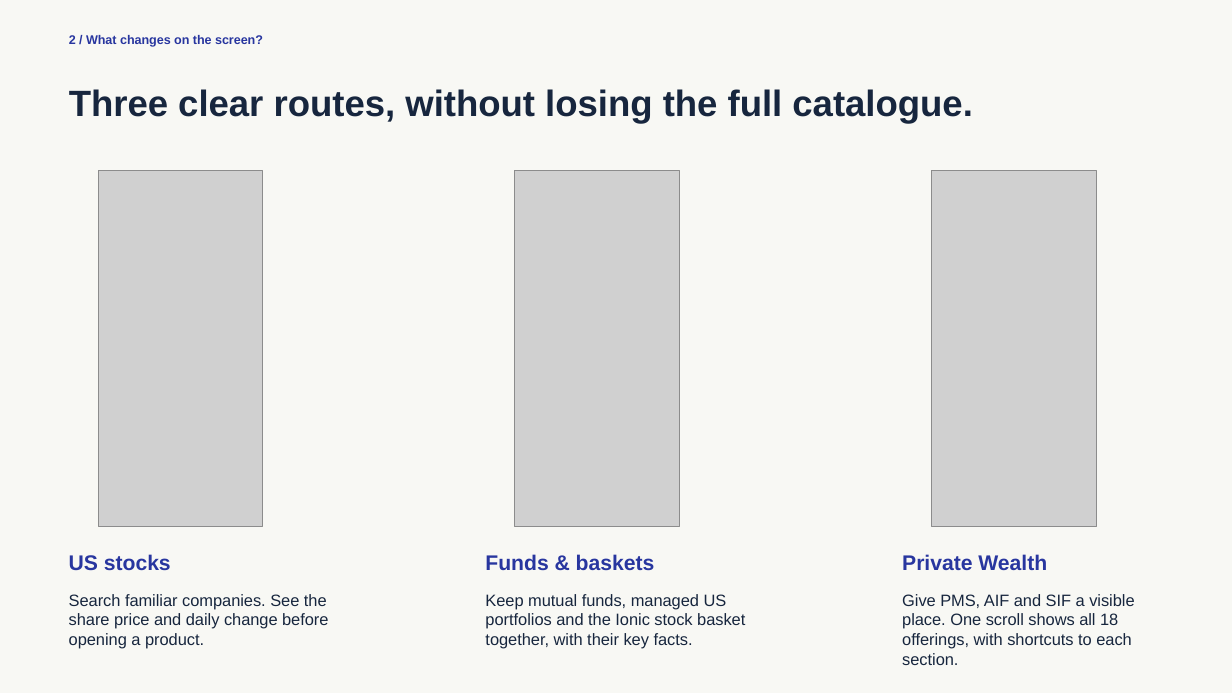
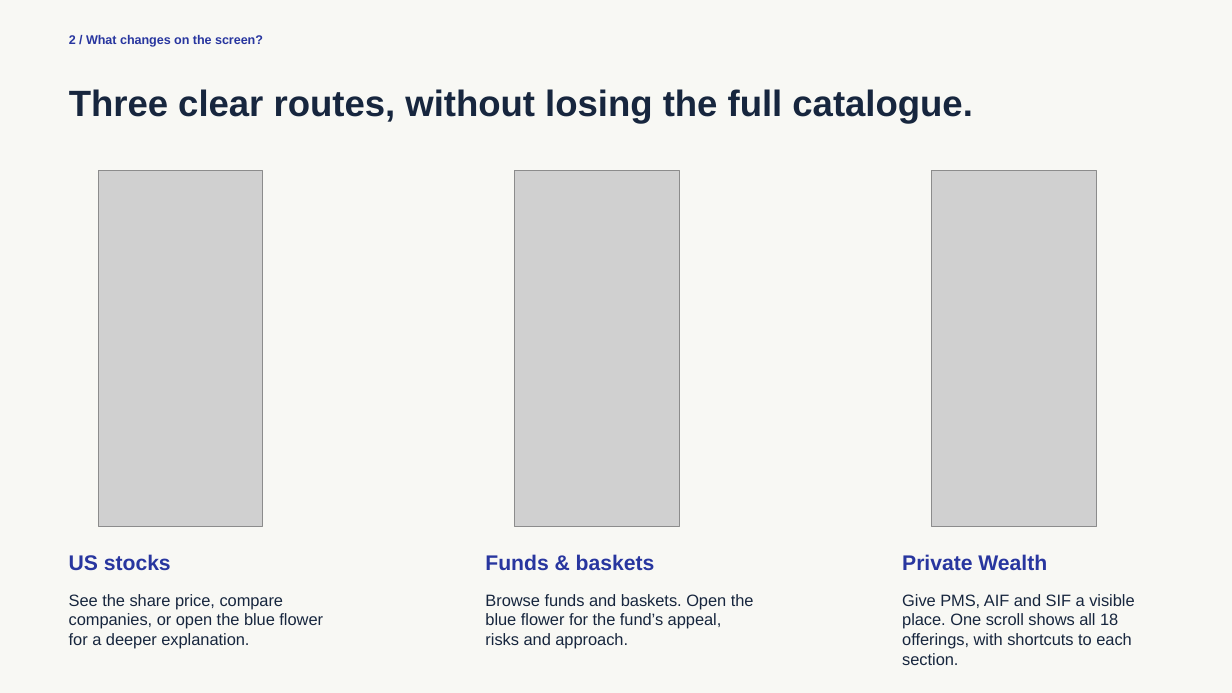
Before and after one commit to sd7souvik007-svg/ionic_Ui, a slide deck: slide 2 of deliverables/Ionic-Exclusives-Final.pptx. Drawn at 1232x693 pixels with LibreOffice and Linux fonts; fonts in the diff are those of the drawing; grey boxes stand for pictures. Boxes give left, top, right and bottom in pixels: in the first picture for what was removed or moved away, otherwise in the second. Text is boxed around its words. In the diff, an @@ line names an element or a change of style, - is before the commit and + after.

Commit message:
Add blue-flower AI deep dives for stocks and mutual funds

```diff
--- a/deliverables/Ionic-Exclusives-Final.pptx
+++ b/deliverables/Ionic-Exclusives-Final.pptx
@@ text at <box>69,594,323,648</box>: text changed @@
-Search familiar companies. See the share price and daily change before opening a product.
+See the share price, compare companies, or open the blue flower for a deeper explanation.
@@ text at <box>485,594,754,648</box>: text changed @@
-Keep mutual funds, managed US portfolios and the Ionic stock basket together, with their key facts.
+Browse funds and baskets. Open the blue flower for the fund’s appeal, risks and approach.
```
Also in this commit, not shown: 1 other slide changed, 1 slide added, 1 slide removed, 8 other files.
